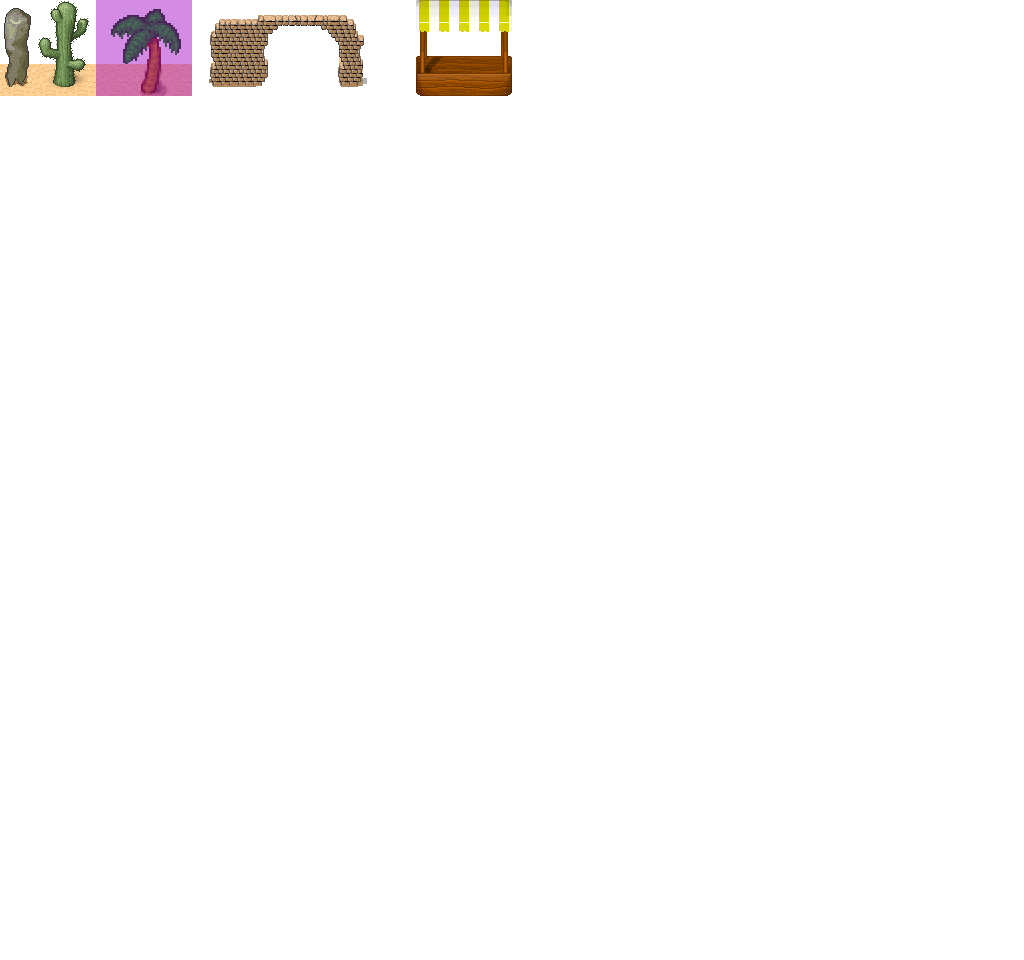
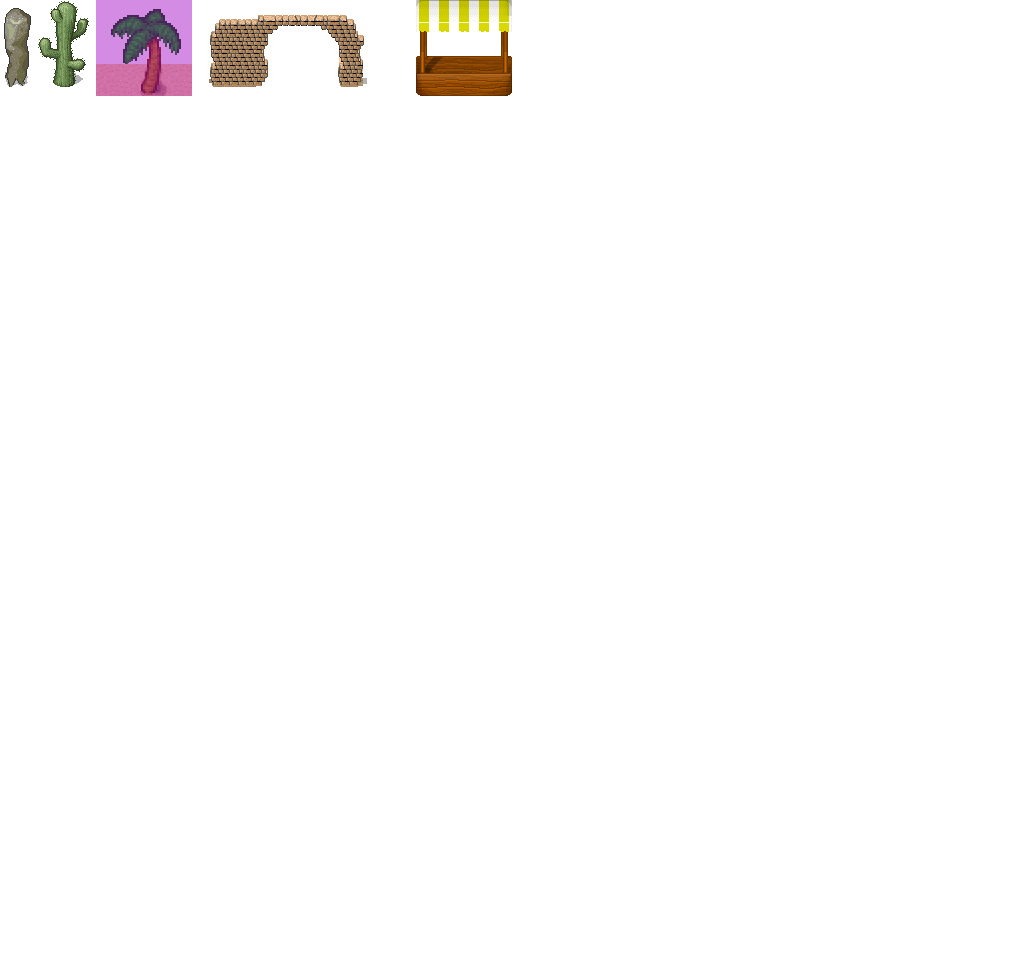
Layer changes from the first (1024, 960) image to the second:
"Schatten": opacity 30% → 100%, painted on it over [5, 72, 96, 86]
painted on "Hintergrund" over [0, 64, 96, 96]
